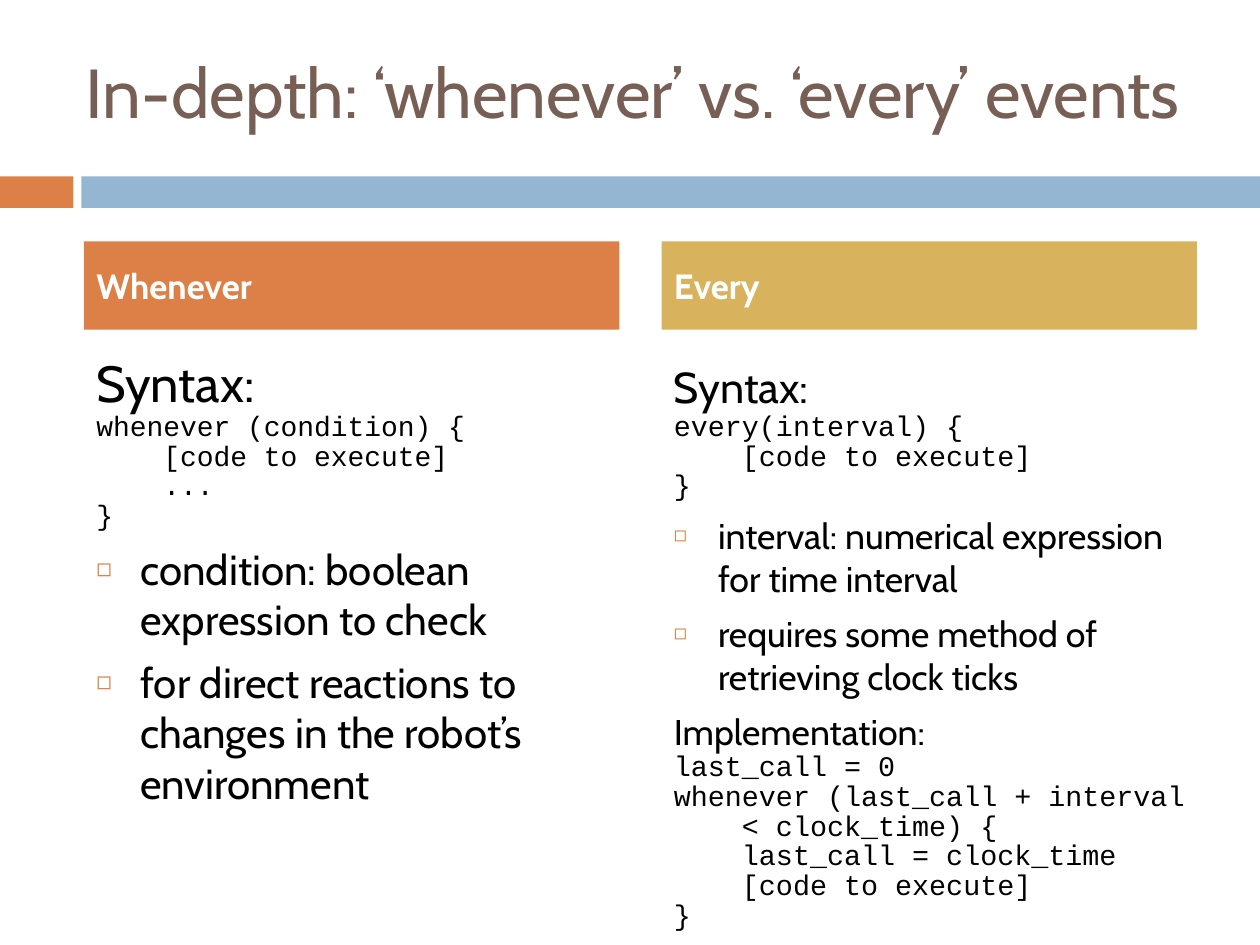
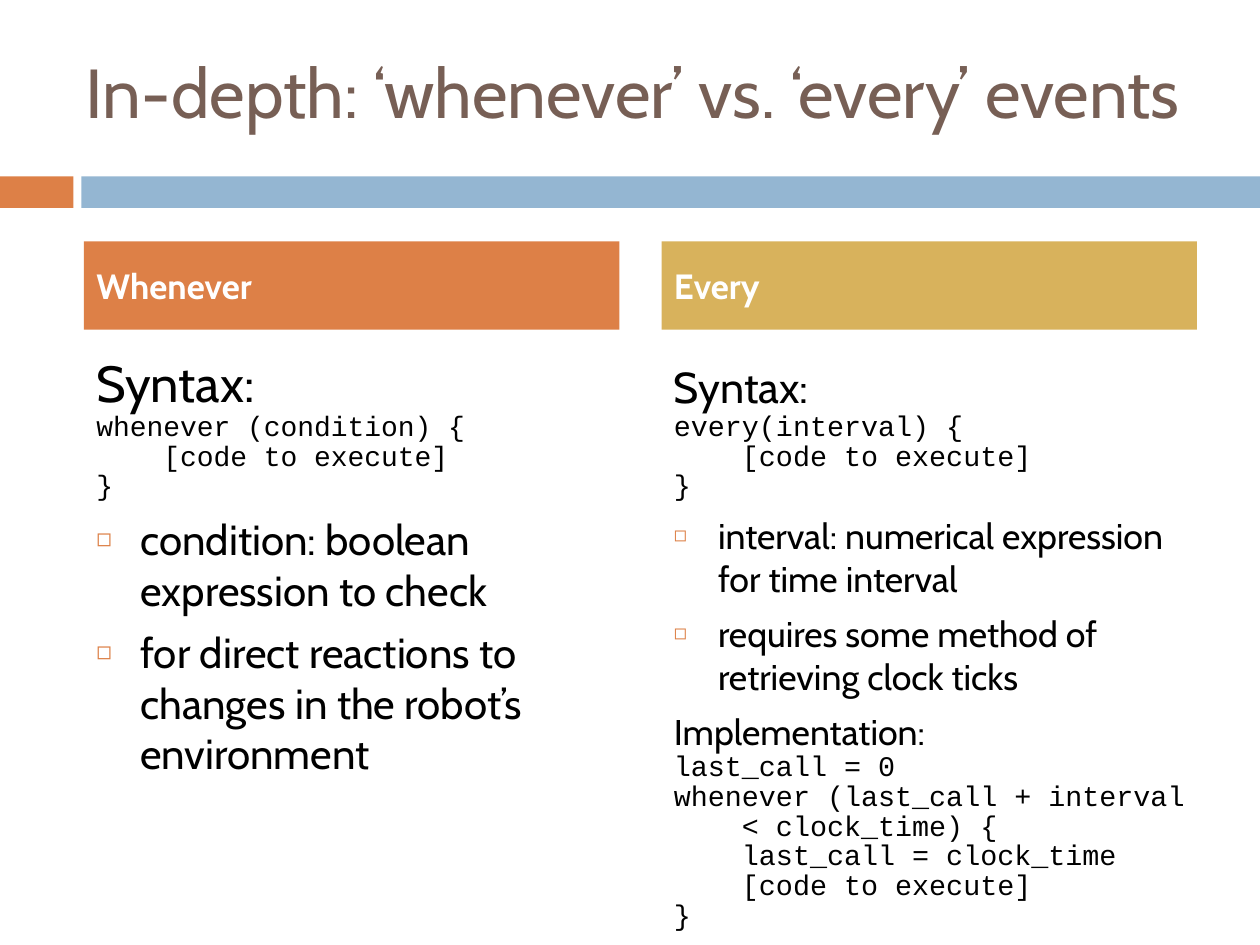
Before and after one commit to webguru412/React-Robots, a slide deck: slide 25 of talks/ppr-13-11-25.pptx (slide 21 before the commit). Drawn at 1260x945 pixels with LibreOffice and Linux fonts; fonts in the diff are those of the drawing. Boxes give left, top, right and bottom in pixels: in the first picture for what was removed or moved away, otherwise in the second. Text is boxed around its words. In the diff, an @@ line names an element or a change of style, - is before the commit and + after.

```diff
--- a/talks/ppr-13-11-25.pptx
+++ b/talks/ppr-13-11-25.pptx
@@ text at [96, 365, 522, 770]: paragraph removed @@
-...
```
Also in this commit, not shown: 6 other slides changed, 5 slides added, 2 slides removed, 3 other files.
